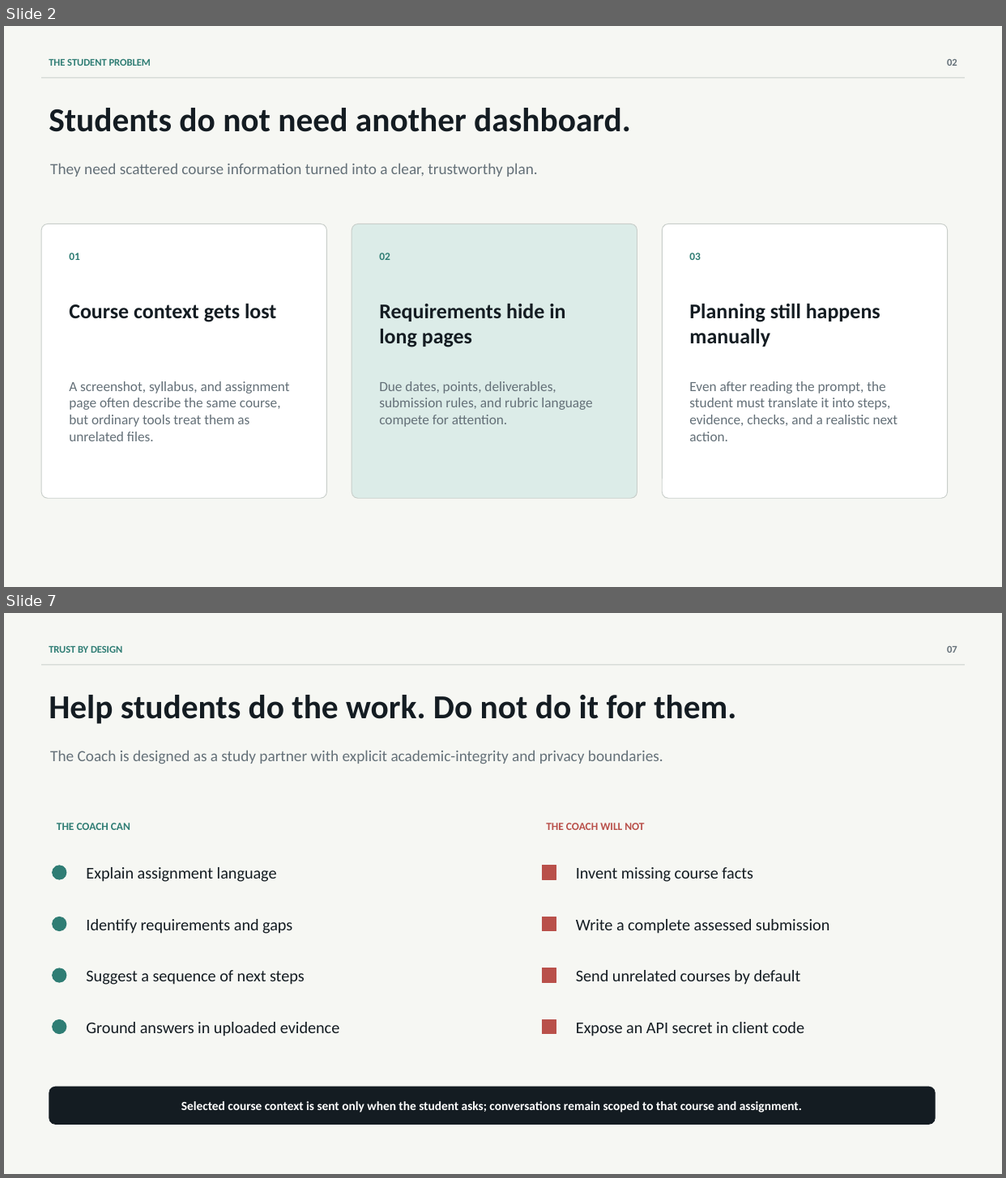
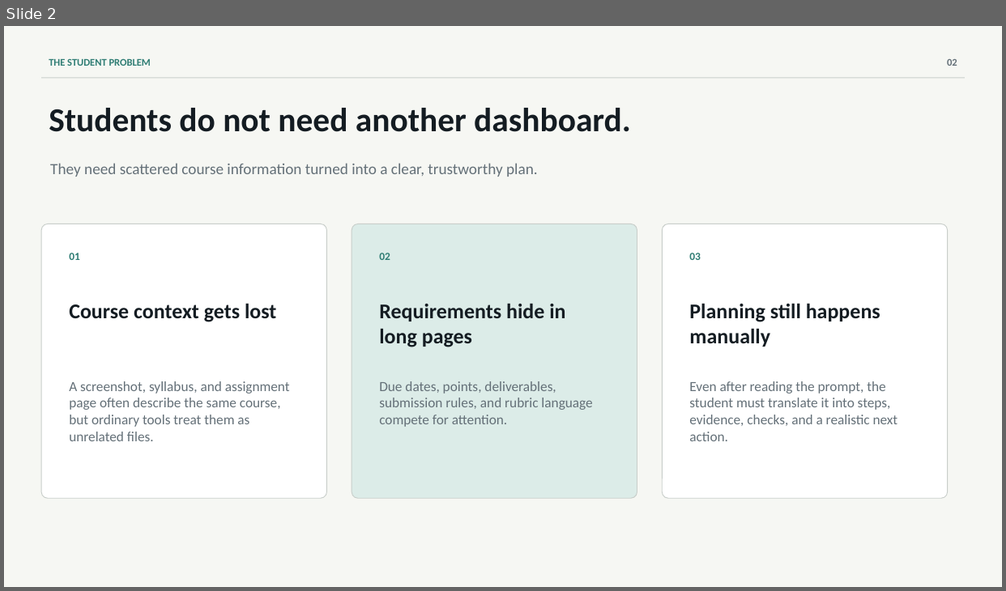
Before and after one commit to CNGEI2/classpilot-ai-website, a slide deck: product-presentation/ClassPilot-AI-Product-Introduction.pptx. Shown one above the other, each under a label of ours: slides 2 and 7 before the commit, slide 2 after it; the slides between them are not shown. The pictures are 1006x1178 and 1006x591 pixels, drawn with LibreOffice and Linux fonts; fonts in the diff are those of the drawing. Boxes give left, top, right and bottom in pixels: in the first picture for what was removed or moved away, otherwise in the second. Text is boxed around its words. In the diff, an @@ line names an element or a change of style, - is before the commit and + after.

Commit message:
Update product deck for live conversational Coach

```diff
--- a/product-presentation/ClassPilot-AI-Product-Introduction.pptx
+++ b/product-presentation/ClassPilot-AI-Product-Introduction.pptx
@@ slide 7 removed at box(4, 613, 1002, 1174), background #F6F7F3 @@
@@ text removed at box(49, 645, 122, 653) @@
-TRUST BY DESIGN
@@ text removed at box(947, 646, 957, 653) @@
-07
@@ rectangle removed at box(41, 665, 965, 666) @@
@@ text removed at box(49, 695, 736, 724) @@
-Help students do the work. Do not do it for them.
@@ text removed at box(50, 750, 663, 764) @@
-The Coach is designed as a study partner with explicit academic-integrity and privacy boundaries.
@@ text removed at box(57, 823, 130, 830) @@
-THE COACH CAN
@@ text removed at box(546, 823, 644, 830) @@
-THE COACH WILL NOT
@@ ellipse removed at box(53, 866, 67, 880) @@
@@ text removed at box(86, 867, 277, 882) @@
-Explain assignment language
@@ rectangle removed at box(543, 866, 556, 880) @@
@@ text removed at box(576, 867, 753, 882) @@
-Invent missing course facts
@@ ellipse removed at box(53, 917, 67, 931) @@
@@ text removed at box(86, 919, 292, 934) @@
-Identify requirements and gaps
@@ rectangle removed at box(543, 917, 556, 931) @@
@@ text removed at box(576, 919, 829, 934) @@
-Write a complete assessed submission
@@ ellipse removed at box(53, 969, 67, 983) @@
@@ text removed at box(86, 970, 305, 985) @@
-Suggest a sequence of next steps
@@ rectangle removed at box(543, 969, 556, 983) @@
@@ text removed at box(576, 970, 801, 985) @@
-Send unrelated courses by default
@@ ellipse removed at box(53, 1020, 67, 1034) @@
@@ text removed at box(86, 1022, 339, 1037) @@
-Ground answers in uploaded evidence
@@ rectangle removed at box(543, 1020, 556, 1034) @@
@@ text removed at box(576, 1022, 804, 1037) @@
-Expose an API secret in client code
@@ rounded rectangle removed at box(49, 1087, 935, 1124) @@
@@ text removed at box(181, 1101, 802, 1113) @@
-Selected course context is sent only when the student asks; conversations remain scoped to that course and assignment.
```
Also in this commit, not shown: 5 slides changed, 3 slides added, 2 other slides removed, 1 other file.
